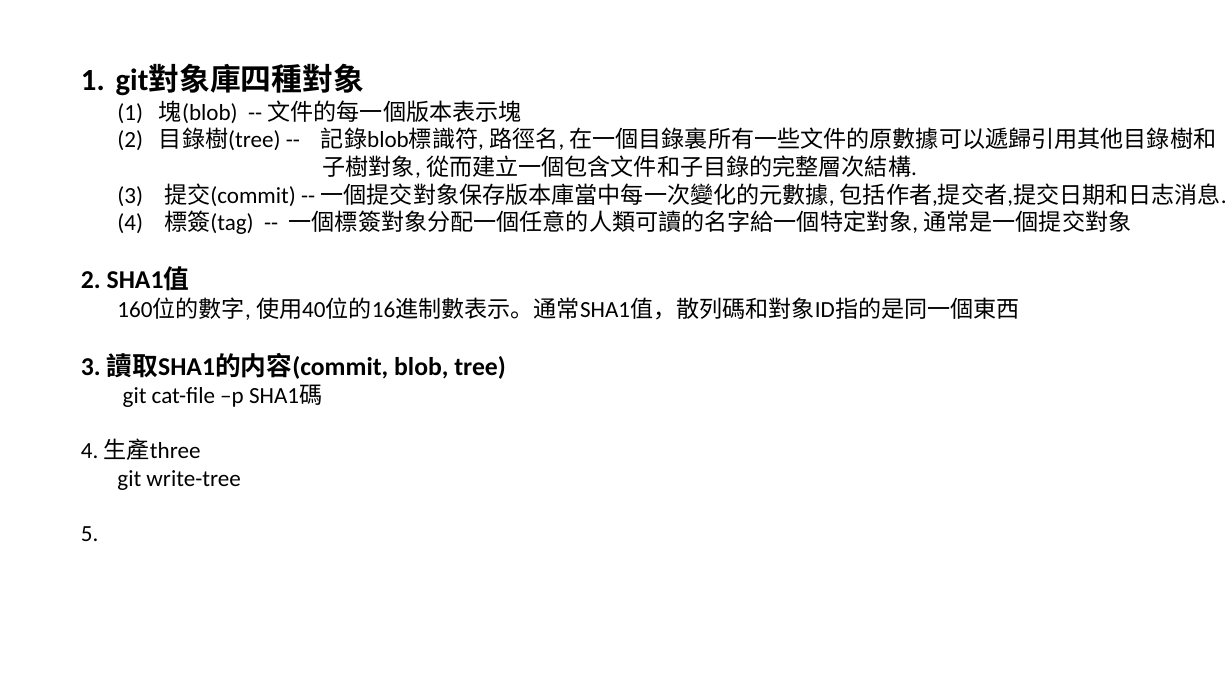
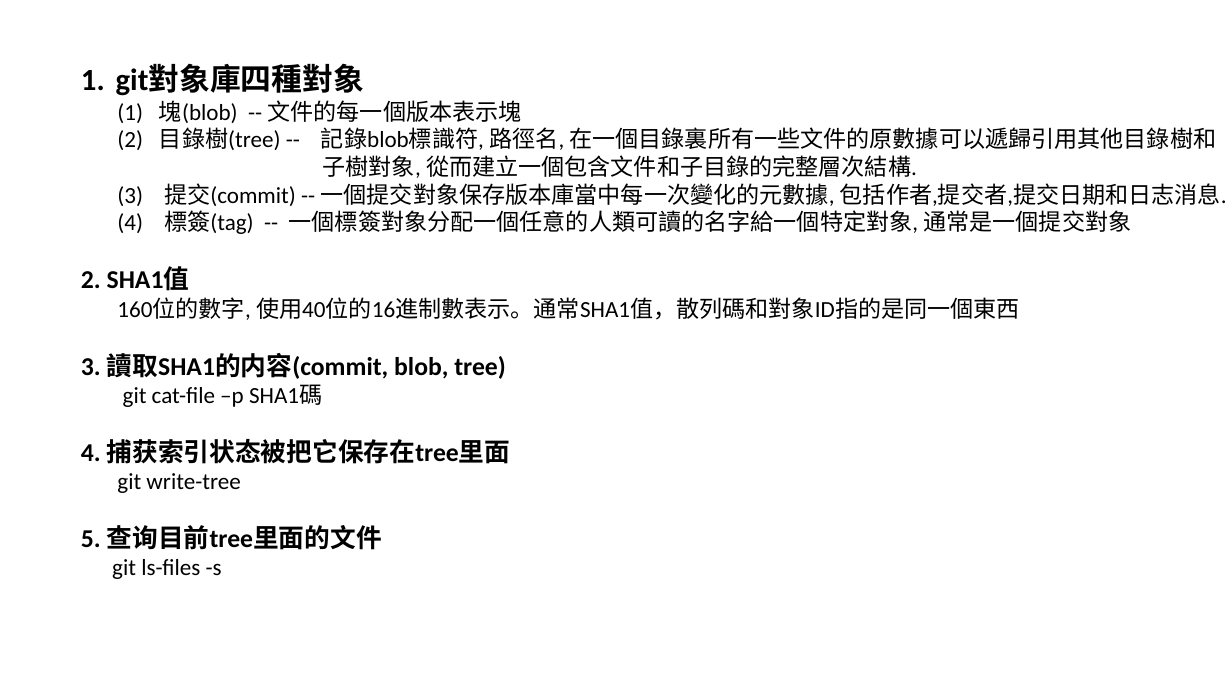
Before and after one commit to luchaojun/ChaojunStudy, a slide deck: slide 2 of GitStudy/.gitContentStudy.pptx. Drawn at 1232x693 pixels with LibreOffice and Linux fonts; fonts in the diff are those of the drawing. Boxes give left, top, right and bottom in pixels: in the first picture for what was removed or moved away, otherwise in the second. Text is boxed around its words. In the diff, an @@ line names an element or a change of style, - is before the commit and + after.

```diff
--- a/GitStudy/.gitContentStudy.pptx
+++ b/GitStudy/.gitContentStudy.pptx
@@ text at box(81, 439, 511, 464): text changed; size 18 to 20 pt; bold on @@
-4. 生產three
+4. 捕获索引状态被把它保存在tree里面
@@ text at box(81, 525, 382, 579): text changed; size 18 to 20 pt; bold on @@
-5.
+5. 查询目前tree里面的文件
+git ls-files -s
```
Also in this commit, not shown: 1 other slide changed.
